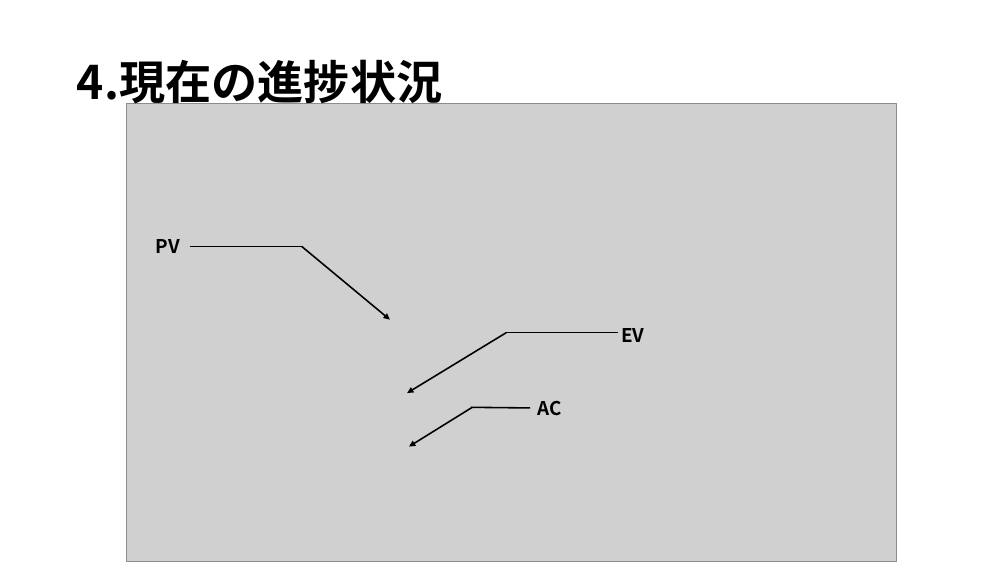
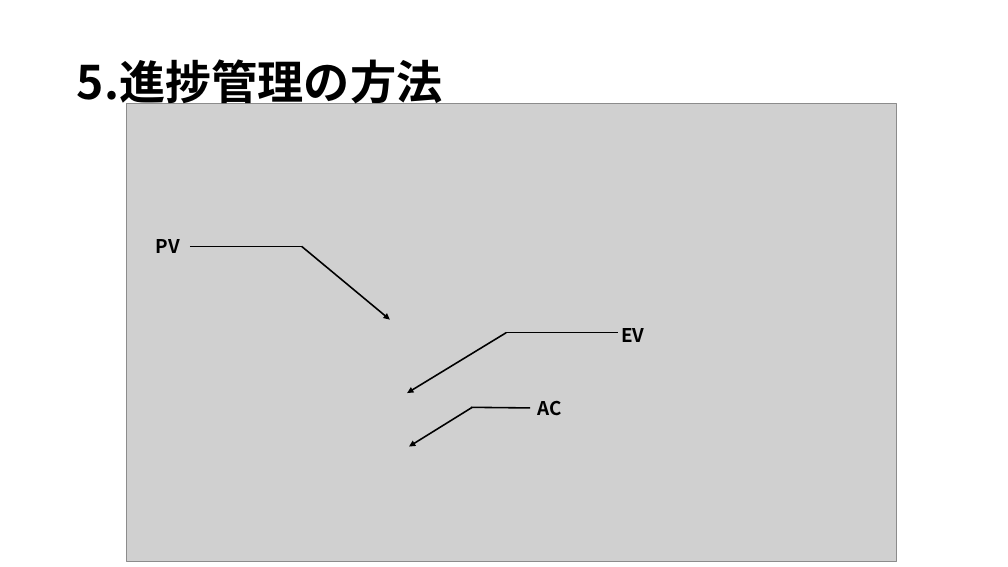
Before and after one commit to kazukiyoshida96/PM-, a slide deck: slide 9 of ＰＭ学科専用2.pptx. Drawn at 1008x567 pixels with LibreOffice and Linux fonts; fonts in the diff are those of the drawing; grey boxes stand for pictures. Boxes give left, top, right and bottom in pixels: in the first picture for what was removed or moved away, otherwise in the second. Text is boxed around its words. In the diff, an @@ line names an element or a change of style, - is before the commit and + after.

```diff
--- a/ＰＭ学科専用2.pptx
+++ b/ＰＭ学科専用2.pptx
@@ title at (77, 59, 443, 111): text changed @@
-4.現在の進捗状況
+5.進捗管理の方法
```
Also in this commit, not shown: 8 other slides changed, 1 slide added, 1 other file.
